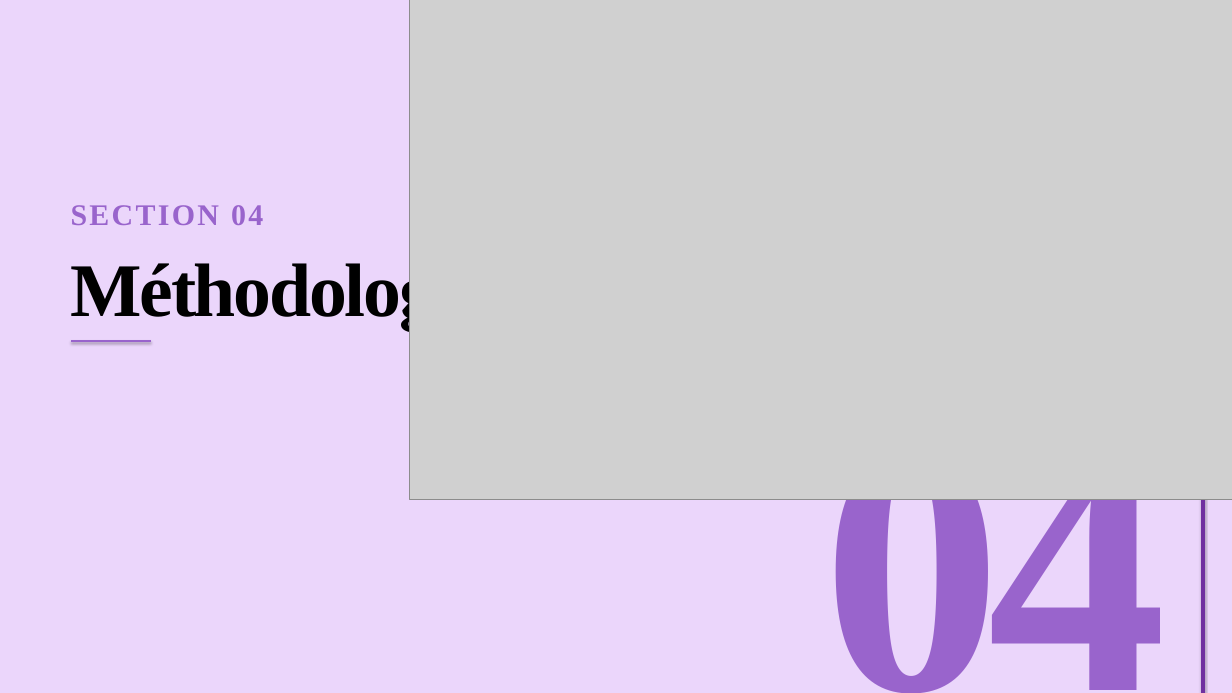
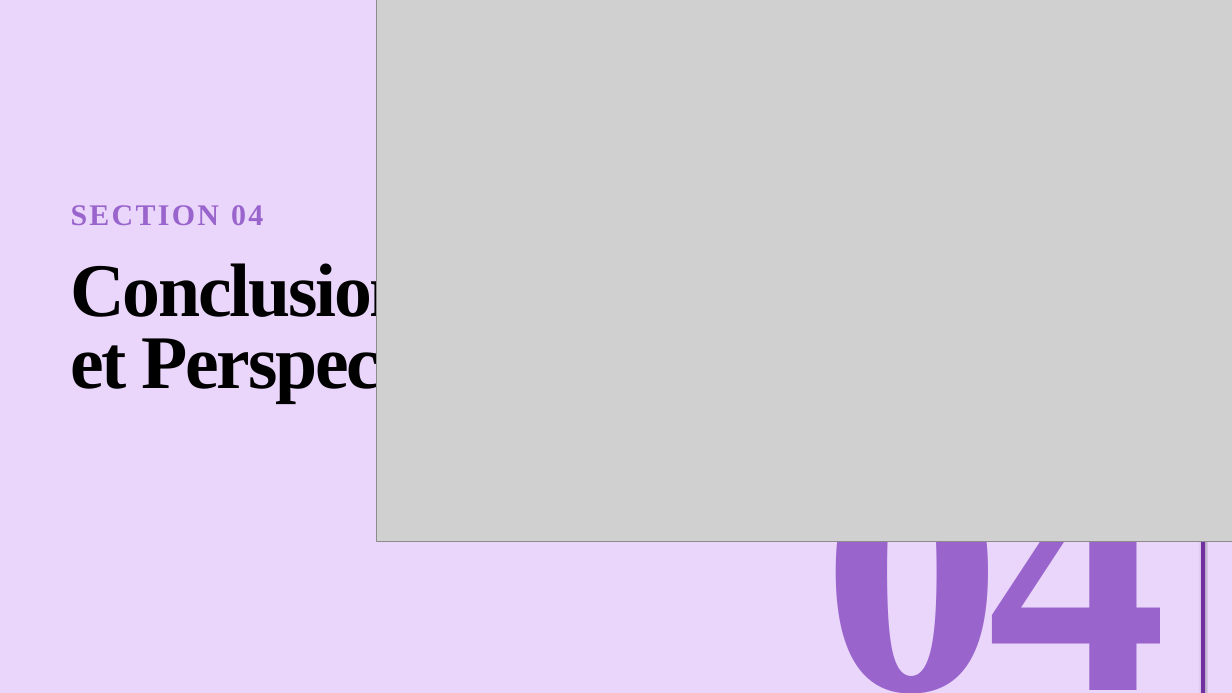
Before and after one commit to Azizos002/NG-IDPS, a slide deck: slide 31 of rapport/presentation-aziz-PFE.pptx (slide 15 before the commit). Drawn at 1232x693 pixels with LibreOffice and Linux fonts; fonts in the diff are those of the drawing; grey boxes stand for pictures; background and template pictures are left out. Boxes give left, top, right and bottom in pixels: in the first picture for what was removed or moved away, otherwise in the second. Text is boxed around its words. In the diff, an @@ line names an element or a change of style, - is before the commit and + after.

```diff
--- a/rapport/presentation-aziz-PFE.pptx
+++ b/rapport/presentation-aziz-PFE.pptx
@@ picture resized from (x1=410, y1=0, x2=1232, y2=499) to (x1=376, y1=0, x2=1232, y2=542) @@
@@ text at (x1=71, y1=257, x2=515, y2=403): text changed @@
-Méthodologie
+Conclusion
+et Perspectives
@@ line removed from (71, 341) to (152, 341) @@
```
Also in this commit, not shown: 12 other slides changed, 2 slides added, 7 slides removed, 4 other files.
